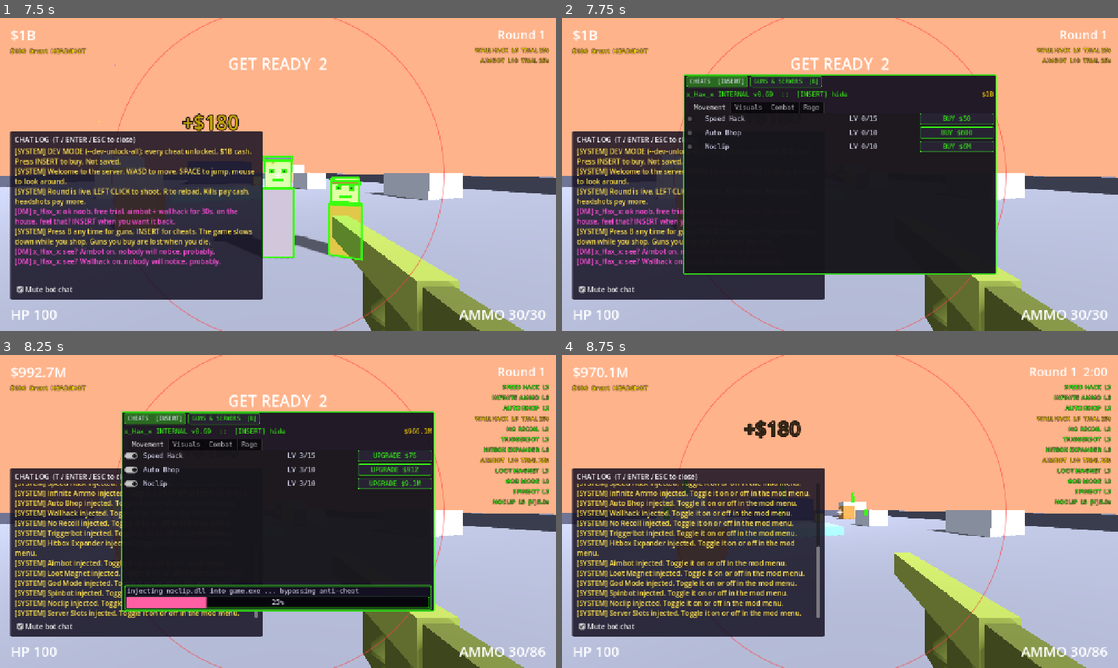
Above: before the commit, frames 1-4 (two rows, left to right).
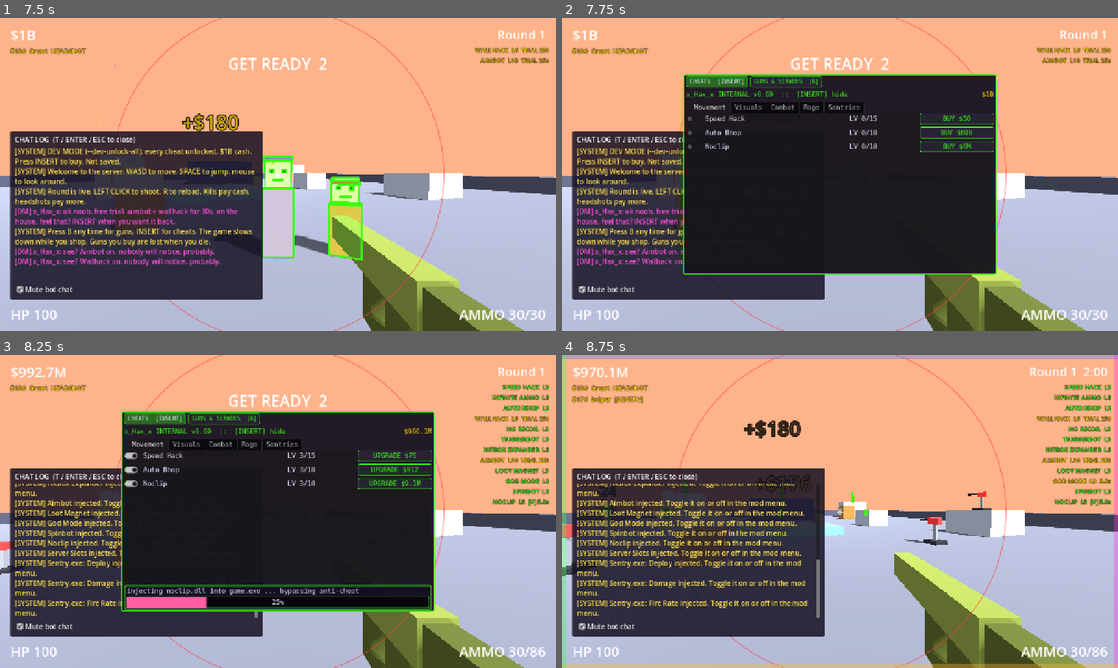
Above: after the commit, the same moments.

Repository: yeahlolnice/PixleShooterIdle
Game: Godot game, scene res://tools/screenshot_tour.tscn
Two runs of this game, one before a commit and one after it. Both use one fixed random seed, a clock stepped at 60 frames per second and the inputs below. This scene is started directly instead of the project's main scene.
Inputs (mouse positions are in pixels of both pictures, inside the frame that each line leads up to):
- Up to frame 1 (7.5 s): tap Enter at 0.5, 5, 6.5, 7.25 s; move the mouse to (400, 158) at 0.52 s; hold D (move_right) 0.53-1.28 s; hold Right mouse button (aim) 0.53-1.28 s; click (400, 158) at 0.67 s; tap Space (jump) at 0.77, 1.52, 2, 4.52, 5.27 s; tap T (chat) at 0.8, 1.35, 6.05 s; move the mouse to (250, 174) at 1.27 s; hold W (move_forward) 1.28-2.03 s; click (250, 174) at 1.55 s; move the mouse to (333, 105) at 2.02 s; press the mouse at (333, 105) at 2.03 s; hold D (move_right) 2.03-2.75 s; right-click (333, 105) at 2.3 s; release the mouse at (333, 105) at 2.75 s; click "Mute bot chat" at 2.75 s; drag from (250, 237) to (111, 127) at 3.52 s; move the mouse to (444, 221) at 4.27 s; hold A (move_left) 4.28-5.03 s; hold T (chat) 4.28-5.03 s; click (444, 221) at 4.55 s; tap R (reload) at 4.9 s; move the mouse to (233, 171) at 5.02 s; hold W (move_forward) 5.03-5.78 s; click (233, 171) at 5.1 s; right-click (233, 171) at 5.3 s; move the mouse to (305, 174) at 5.77 s; hold S (move_back) 5.78-6.5 s; hold V (noclip) 5.78-6.5 s; click (305, 174) at 5.92 s; drag from (194, 96) to (166, 190) at 6.52 s; move the mouse to (305, 174) at 7.27 s; hold W (move_forward) from 7.28 s (still down); hold Right mouse button (aim) from 7.28 s (still down); tap Alt at 7.35 s
- Up to frame 2 (7.75 s): keep holding W (move_forward); keep holding Right mouse button (aim); tap Space (jump) at 7.52 s
- Up to frame 3 (8.25 s): release W (move_forward) at 8 s; release Right mouse button (aim) at 8 s; drag from (166, 527) to (250, 574) at 8.02 s
- Up to frame 4 (8.75 s): no input

Frame 1 is identical in both runs. In frame 2, less than 0.1% of the frame differs, in the area x 48-54%, y 27-30%; in frame 3, 2.9%; in frame 4, 11%, in the area x 0-100%, y 0-100%.

Commit message:
Fun pack: Sentry.exe turrets, the idle layer (D66)
- New "Sentries" tab with Deploy (1-8 turrets), Damage and Fire Rate
  upgrades; all reset on ban.
- SentryManager deploys one turret per level on each arena's
  sentry_spots (redeploys on arena switch); turrets turn to the nearest
  visible bot in range and shoot it, with tracer and sound.
- Sentry kills count toward unlocks but pay 50% of a no-streak kill and
  never touch the streak or multi-kills: playing yourself pays more.
- Kill feed tags [SENTRY]; chat names upgrades properly.

Co-Authored-By: Claude Opus 5.5 <noreply@anthropic.com>

Diff:
--- a/autoload/chat_system.gd
+++ b/autoload/chat_system.gd
@@ -267,7 +267,10 @@
 
 
 func _cheat_name(cheat_id: String) -> String:
-	return str(DataRegistry.cheat(cheat_id).get("name", cheat_id.capitalize()))
+	var def := DataRegistry.cheat(cheat_id)
+	if def.is_empty():
+		def = DataRegistry.cheat_upgrade(cheat_id)   # Server Slots, Sentry.exe upgrades
+	return str(def.get("name", cheat_id.capitalize()))
 
 
 ## trigger.sender > payload.bot_name > channel sender > random bot name.
--- a/core/data_schema.gd
+++ b/core/data_schema.gd
@@ -127,8 +127,9 @@
 		"bot_spawns": {"type": "array", "items": {"type": "vec3"}, "min_items": 1},
 		"entrances": {"type": "array", "items": {"type": "vec3"}, "min_items": 1},
 		"column_gap_s": _NUM_POS,
-	},
-	"optional": ["unlock_kills", "entrances", "column_gap_s"],
+		"sentry_spots": {"type": "array", "items": {"type": "vec3"}, "min_items": 1},
+	},
+	"optional": ["unlock_kills", "entrances", "column_gap_s", "sentry_spots"],
 }
 
 const _CHAT_TRIGGER := {
@@ -224,6 +225,10 @@
 			"collateral": {
 				"type": "object",
 				"fields": {"pierce": {"type": "int", "min": 0}, "damage_falloff": _NUM_NONNEG, "bonus_cash_mult": _NUM_NONNEG},
+			},
+			"sentries": {
+				"type": "object",
+				"fields": {"damage": _NUM_POS, "fire_rate": _NUM_POS, "range_m": _NUM_POS, "turn_speed_deg_s": _NUM_POS, "cash_mult": _NUM_NONNEG},
 			},
 			"free_trial": {
 				"type": "object",
--- a/core/match_tracker.gd
+++ b/core/match_tracker.gd
@@ -6,6 +6,9 @@
 ##
 ## Wire-up: add as a node; it listens to EventBus.bot_killed / player_died itself.
 ## Tests call record_kill / record_death directly.
+
+## gun_id that Sentry.exe turrets report on their kills (D66).
+const SENTRY_GUN_ID := "sentry"
 
 ## Arena whose cash_mult applies; set by Main / RoundController.
 var arena_id := ""
@@ -113,6 +116,9 @@
 
 
 func _on_bot_killed(_bot: Node, info: Dictionary) -> void:
+	if String(info.get("gun_id", "")) == SENTRY_GUN_ID:
+		EventBus.kill_rewarded.emit(record_sentry_kill(String(info.get("bot_type", ""))), info)
+		return
 	var mult := advance_chain()
 	var cash := record_kill(bool(info.get("headshot", false)), String(info.get("bot_type", "")), mult)
 	EventBus.kill_rewarded.emit(cash, info)
@@ -129,6 +135,21 @@
 	return minf(1.0 + (chain - 1) * float(rules.get("step", 0.0)), float(rules.get("cap", 1.0)))
 
 
+## A sentry kill (D66): counts as a kill (unlocks, totals) but pays
+## sentries.cash_mult of a plain no-streak kill and never touches the streak
+## or the multi-kill chain, so playing yourself always pays more.
+func record_sentry_kill(bot_type := "") -> float:
+	var saved := streak
+	streak = 0
+	var cash := kill_value(false, bot_type) * float(DataRegistry.economy().get("sentries", {}).get("cash_mult", 0.0))
+	streak = saved
+	GameState.add_cash(cash)
+	GameState.add_kill()
+	kills += 1
+	cash_earned += cash
+	return cash
+
+
 ## One bullet killed `count` bots: pays collateral.bonus_cash_mult x a plain kill per bot.
 func _on_collateral_kill(count: int, position: Vector3) -> void:
 	var bonus := kill_value(false) * float(DataRegistry.economy().get("collateral", {}).get("bonus_cash_mult", 0.0)) * count
--- a/data/arenas.json
+++ b/data/arenas.json
@@ -46,6 +46,16 @@
         [9, 1, -18]
       ],
       "column_gap_s": 0.6,
+      "sentry_spots": [
+        [-4, 0, 12],
+        [4, 0, 12],
+        [-12, 0, 12],
+        [12, 0, 12],
+        [0, 2, 2],
+        [-16, 4, 4],
+        [16, 2, 4],
+        [0, 0, 18]
+      ],
       "bot_spawns": [
         [-16, 1, -16],
         [16, 1, -16],
@@ -103,6 +113,16 @@
         [0, 1, -13]
       ],
       "column_gap_s": 0.5,
+      "sentry_spots": [
+        [-6, 0, 14],
+        [6, 0, 14],
+        [-14, 1.5, 8],
+        [12, 1.5, 12],
+        [0, 0.5, 8],
+        [-14, 0, 16],
+        [14, 0, 16],
+        [0, 0, 20]
+      ],
       "bot_spawns": [
         [-14, 4.1, -14],
         [14, 3.1, -15],
--- a/data/cheats.json
+++ b/data/cheats.json
@@ -1,6 +1,6 @@
 {
   "cost_growth": 1.15,
-  "tabs": ["Movement", "Visuals", "Combat", "Rage"],
+  "tabs": ["Movement", "Visuals", "Combat", "Rage", "Sentries"],
   "cheats": [
     {
       "id": "speed_hack",
@@ -182,6 +182,46 @@
       "effects": [
         {"key": "extra_bots", "target": "game", "type": "number", "from": 1, "to": 10, "curve": "linear"}
       ]
+    },
+    {
+      "id": "sentry_count",
+      "name": "Sentry.exe: Deploy",
+      "tab": "Sentries",
+      "order": 14,
+      "unlock": {"kills": 15},
+      "base_cost": 250,
+      "cost_growth": 1.6,
+      "max_level": 8,
+      "resets_on_prestige": true,
+      "effects": [
+        {"key": "count", "target": "game", "type": "number", "from": 1, "to": 8, "curve": "linear"}
+      ]
+    },
+    {
+      "id": "sentry_damage",
+      "name": "Sentry.exe: Damage",
+      "tab": "Sentries",
+      "order": 15,
+      "unlock": {"kills": 30},
+      "base_cost": 400,
+      "max_level": 10,
+      "resets_on_prestige": true,
+      "effects": [
+        {"key": "damage_mult", "target": "game", "type": "number", "from": 1.3, "to": 5.0, "curve": "exp"}
+      ]
+    },
+    {
+      "id": "sentry_rate",
+      "name": "Sentry.exe: Fire Rate",
+      "tab": "Sentries",
+      "order": 16,
+      "unlock": {"kills": 30},
+      "base_cost": 400,
+      "max_level": 10,
+      "resets_on_prestige": true,
+      "effects": [
+        {"key": "fire_rate_mult", "target": "game", "type": "number", "from": 1.2, "to": 3.0, "curve": "linear"}
+      ]
     }
   ]
 }
--- a/data/economy.json
+++ b/data/economy.json
@@ -22,6 +22,7 @@
   "collateral": {"pierce": 2, "damage_falloff": 0.75, "bonus_cash_mult": 0.5},
   "free_trial": {"round": 1, "seconds": 30, "cheats": {"aimbot": 10, "wallhack": 6}},
   "multi_kill": {"window_s": 2.0, "step": 0.5, "cap": 3.0},
+  "sentries": {"damage": 12, "fire_rate": 1.5, "range_m": 26, "turn_speed_deg_s": 540, "cash_mult": 0.5},
   "loot": {
     "drop_chance": 0.5,
     "cash_mult": 0.5,
--- a/scenes/main.gd
+++ b/scenes/main.gd
@@ -17,6 +17,7 @@
 var tracker: MatchTracker
 var rounds: RoundController
 var spawner: BotSpawner
+var sentries: SentryManager
 
 
 func _enter_tree() -> void:
@@ -33,6 +34,9 @@
 	if not DataRegistry.is_valid():
 		push_error("[Main] data errors, see log above; the game may misbehave")
 	var id := arena_id if arena_id != "" else ArenaService.selected_id()
+	sentries = SentryManager.new()
+	sentries.name = "Sentries"
+	add_child(sentries)
 	_build_arena(id)
 
 	tracker = MatchTracker.new()
@@ -84,6 +88,8 @@
 		player.global_position = arena.player_spawns[0]
 		player.velocity = Vector3.ZERO
 	print("[Main] arena '%s' built: %d blocks, %d bot spawns, %d navmesh polygons" % [id, arena.block_count(), arena.bot_spawns.size(), arena.nav_polygon_count()])
+	if sentries:
+		sentries.rebuild(id)
 	EventBus.player_spawned.emit(player)
 
 
--- /dev/null
+++ b/shooter/sentries/sentry.gd
@@ -0,0 +1,149 @@
+class_name Sentry
+extends Node3D
+## One Sentry.exe turret (fun pack, D66): a voxel tripod whose head turns to the
+## nearest live bot it can see within range and shoots it (body hits, hitscan,
+## world blocks line of sight). Base stats from economy.json "sentries", scaled
+## by the sentry_damage / sentry_rate upgrades (SentryManager sets the mults).
+## Kills report gun_id GUN_ID, so MatchTracker pays them at sentries.cash_mult
+## and keeps them out of streaks and multi-kills.
+
+const GUN_ID := MatchTracker.SENTRY_GUN_ID
+const MUZZLE_HEIGHT := 1.05
+const AIM_HEIGHT := 0.9          ## bot body centre above its feet
+const AIM_TOLERANCE_DEG := 8.0   ## fires once the head points within this
+const TRACER_S := 0.06
+const DEPLOY_S := 0.35
+
+var damage_mult := 1.0
+var fire_rate_mult := 1.0
+var target: Node3D = null
+var _cooldown := 0.0
+var _head: Node3D
+var _tracer: MeshInstance3D
+var _tracer_left := 0.0
+var _sound: AudioStreamPlayer3D
+
+
+func _ready() -> void:
+	add_to_group("sentries")
+	var base := _box(Vector3(0.7, 0.15, 0.7), Vector3(0, 0.075, 0), "gun_black")
+	base.name = "Base"
+	_box(Vector3(0.14, 0.75, 0.14), Vector3(0, 0.5, 0), "gun_grey")
+	_head = Node3D.new()
+	_head.name = "Head"
+	_head.position = Vector3(0, MUZZLE_HEIGHT, 0)
+	add_child(_head)
+	_box(Vector3(0.4, 0.3, 0.45), Vector3.ZERO, "danger", _head)
+	_box(Vector3(0.08, 0.08, 0.6), Vector3(0, 0.02, -0.45), "gun_black", _head)
+	_box(Vector3(0.12, 0.06, 0.02), Vector3(0, 0.05, -0.23), "neon", _head)   # "eye"
+	_tracer = MeshInstance3D.new()
+	var mesh := BoxMesh.new()
+	mesh.size = Vector3(0.03, 0.03, 1.0)
+	var mat := StandardMaterial3D.new()
+	mat.shading_mode = BaseMaterial3D.SHADING_MODE_UNSHADED
+	mat.albedo_color = DataRegistry.color("cash")
+	mesh.material = mat
+	_tracer.mesh = mesh
+	_tracer.visible = false
+	add_child(_tracer)
+	_sound = AudioStreamPlayer3D.new()
+	_sound.stream = SfxSynth.shot("smg")
+	_sound.bus = SfxPlayer.BUS
+	_sound.volume_db = -8.0
+	_sound.max_polyphony = 3
+	_head.add_child(_sound)
+	scale = Vector3.ONE * 0.01
+	create_tween().tween_property(self, "scale", Vector3.ONE, DEPLOY_S).set_trans(Tween.TRANS_BACK).set_ease(Tween.EASE_OUT)
+
+
+func rules() -> Dictionary:
+	return DataRegistry.economy().get("sentries", {})
+
+
+func damage() -> float:
+	return float(rules().get("damage", 0.0)) * damage_mult
+
+
+func fire_interval() -> float:
+	return 1.0 / maxf(float(rules().get("fire_rate", 1.0)) * fire_rate_mult, 0.01)
+
+
+func muzzle() -> Vector3:
+	return global_position + Vector3(0, MUZZLE_HEIGHT, 0)
+
+
+func _physics_process(delta: float) -> void:
+	tick(delta)
+
+
+## Pick a target, turn, shoot. Split out so tests can step it.
+func tick(delta: float) -> void:
+	_cooldown = maxf(0.0, _cooldown - delta)
+	if _tracer_left > 0.0:
+		_tracer_left -= delta
+		_tracer.visible = _tracer_left > 0.0
+	if not _valid(target) or not _sees(target):
+		target = _pick_target()
+	if target == null:
+		return
+	var aim := target.global_position + Vector3(0, AIM_HEIGHT, 0)
+	var flat := Vector3(aim.x - global_position.x, 0.0, aim.z - global_position.z)
+	if flat.length_squared() < 0.0001:
+		return
+	var want := atan2(-flat.x, -flat.z)
+	var step := deg_to_rad(float(rules().get("turn_speed_deg_s", 360.0))) * delta
+	var diff := wrapf(want - _head.rotation.y, -PI, PI)
+	_head.rotation.y += clampf(diff, -step, step)
+	if _cooldown <= 0.0 and absf(wrapf(want - _head.rotation.y, -PI, PI)) <= deg_to_rad(AIM_TOLERANCE_DEG):
+		_fire(aim)
+
+
+func _fire(aim: Vector3) -> void:
+	_cooldown = fire_interval()
+	if target.has_method("take_hit"):
+		target.take_hit("body", damage(), GUN_ID, 1.0)
+	var from := muzzle()
+	var length := from.distance_to(aim)
+	if length > 0.05:
+		_tracer.global_transform = Transform3D(Basis.looking_at(aim - from, Vector3.UP), (from + aim) * 0.5)
+		_tracer.scale = Vector3(1, 1, length)
+		_tracer_left = TRACER_S
+		_tracer.visible = true
+	if _sound and _sound.is_inside_tree():
+		_sound.play()
+
+
+## Nearest live bot within range with a clear line from the muzzle, or null.
+func _pick_target() -> Node3D:
+	var best: Node3D = null
+	var best_d := float(rules().get("range_m", 0.0))
+	for b in get_tree().get_nodes_in_group("bots"):
+		if not CheatTargeting.is_live(b):
+			continue
+		var d := muzzle().distance_to((b as Node3D).global_position + Vector3(0, AIM_HEIGHT, 0))
+		if d <= best_d and _sees(b):
+			best = b
+			best_d = d
+	return best
+
+
+func _valid(b: Variant) -> bool:
+	return CheatTargeting.is_live(b) and muzzle().distance_to((b as Node3D).global_position) <= float(rules().get("range_m", 0.0)) + 1.0
+
+
+func _sees(b: Node3D) -> bool:
+	var q := PhysicsRayQueryParameters3D.create(muzzle(), b.global_position + Vector3(0, AIM_HEIGHT, 0), Layers.WORLD)
+	return get_world_3d().direct_space_state.intersect_ray(q).is_empty()
+
+
+func _box(size: Vector3, pos: Vector3, color: String, parent: Node = self) -> MeshInstance3D:
+	var mi := MeshInstance3D.new()
+	var mesh := BoxMesh.new()
+	mesh.size = size
+	var mat := StandardMaterial3D.new()
+	mat.albedo_color = DataRegistry.color(color)
+	mesh.material = mat
+	mi.mesh = mesh
+	mi.position = pos
+	parent.add_child(mi)
+	return mi
--- /dev/null
+++ b/shooter/sentries/sentry_manager.gd
@@ -0,0 +1,61 @@
+class_name SentryManager
+extends Node3D
+## Keeps one Sentry per owned sentry_count level standing on the arena's
+## arenas.json "sentry_spots" (fun pack, D66), and pushes the sentry_damage /
+## sentry_rate upgrade multipliers into them. Main calls rebuild() when an arena
+## is built; purchases and loads re-sync on their own.
+
+const COUNT_UPGRADE := "sentry_count"
+const DAMAGE_UPGRADE := "sentry_damage"
+const RATE_UPGRADE := "sentry_rate"
+
+var arena_id := ""
+
+
+func _ready() -> void:
+	EventBus.cheat_purchased.connect(_on_cheat_purchased)
+	EventBus.game_state_loaded.connect(sync)
+
+
+func _on_cheat_purchased(id: String, _level: int) -> void:
+	if id.begins_with("sentry_"):
+		sync()
+
+
+## Sentries wanted now: the count upgrade's value, capped by the arena's spots.
+func wanted() -> int:
+	var spots: Array = DataRegistry.arena(arena_id).get("sentry_spots", [])
+	return mini(roundi(float(CheatSystem.effect(COUNT_UPGRADE, "count"))), spots.size())
+
+
+func sentries() -> Array:
+	return get_children().filter(func(c): return c is Sentry and not c.is_queued_for_deletion())
+
+
+## Clears every sentry and deploys again on `id`'s spots.
+func rebuild(id: String) -> void:
+	arena_id = id
+	for s in sentries():
+		remove_child(s)
+		s.queue_free()
+	sync()
+
+
+## Adds or removes sentries to match wanted(), then updates every multiplier.
+func sync() -> void:
+	var spots: Array = DataRegistry.arena(arena_id).get("sentry_spots", [])
+	var have := sentries()
+	while have.size() > wanted():
+		var s: Node = have.pop_back()
+		remove_child(s)
+		s.queue_free()
+	while have.size() < wanted():
+		var s := Sentry.new()
+		add_child(s)
+		s.global_position = spots[have.size()]
+		have.append(s)
+	var dmg := maxf(float(CheatSystem.effect(DAMAGE_UPGRADE, "damage_mult")), 1.0)
+	var rate := maxf(float(CheatSystem.effect(RATE_UPGRADE, "fire_rate_mult")), 1.0)
+	for s in have:
+		s.damage_mult = dmg
+		s.fire_rate_mult = rate
--- a/tests/unit/test_cheat_system.gd
+++ b/tests/unit/test_cheat_system.gd
@@ -109,7 +109,7 @@
 	for def in DataRegistry.cheats() + DataRegistry.cheat_upgrades():
 		var cheat := CheatSystem.get_cheat(def["id"])
 		for lvl in [0, 1, 2, 5, cheat.max_level - 1]:
-			var expected := float(def["base_cost"]) * pow(growth, lvl)
+			var expected := float(def["base_cost"]) * pow(float(def.get("cost_growth", growth)), lvl)
 			assert_almost_eq(cheat.cost(lvl), expected, expected * 1e-9, "%s cost(%d)" % [cheat.id, lvl])
 
 
--- /dev/null
+++ b/tests/unit/test_sentries.gd
@@ -0,0 +1,119 @@
+extends GutTest
+## Sentry.exe (fun pack, D66): upgrades in data, deployment on arena spots, the
+## turret aiming and shooting only what it can see, and the 50% sentry payout.
+
+const BotScene := preload("res://shooter/bots/bot.tscn")
+const DT := 1.0 / 60.0
+
+var _world: Node3D
+var _saved: Dictionary
+
+
+func before_each() -> void:
+	_saved = GameState.to_dict()
+	GameState.new_game()
+	_world = add_child_autofree(Node3D.new())
+
+
+func after_each() -> void:
+	GameState.from_dict(_saved)
+
+
+func _bot(pos: Vector3, type := "grunt") -> Bot:
+	var b: Bot = BotScene.instantiate()
+	b.configure(type, DataRegistry.first_arena_id())
+	_world.add_child(b)
+	b.global_position = pos
+	b.set_physics_process(false)
+	return b
+
+
+func _sentry(pos: Vector3) -> Sentry:
+	var s := Sentry.new()
+	_world.add_child(s)
+	s.global_position = pos
+	return s
+
+
+func _run(s: Sentry, seconds: float) -> void:
+	for i in int(seconds / DT):
+		s.tick(DT)
+
+
+func test_upgrades_live_on_the_sentries_tab() -> void:
+	assert_true(DataRegistry.cheat_tabs().has("Sentries"))
+	for id in [SentryManager.COUNT_UPGRADE, SentryManager.DAMAGE_UPGRADE, SentryManager.RATE_UPGRADE]:
+		assert_true(CheatSystem.is_upgrade(id), id)
+		assert_eq(CheatSystem.get_cheat(id).tab, "Sentries")
+
+
+func test_manager_deploys_one_per_level_on_arena_spots() -> void:
+	var m: SentryManager = add_child_autofree(SentryManager.new())
+	var id := DataRegistry.first_arena_id()
+	var spots: Array = DataRegistry.arena(id)["sentry_spots"]
+	m.rebuild(id)
+	assert_eq(m.sentries().size(), 0, "none until bought")
+	GameState.cheat_levels[SentryManager.COUNT_UPGRADE] = 3
+	m.sync()
+	assert_eq(m.sentries().size(), roundi(float(CheatSystem.get_cheat(SentryManager.COUNT_UPGRADE).value_at("count", 3))))
+	for i in m.sentries().size():
+		assert_eq(m.sentries()[i].global_position, spots[i], "on spot %d" % i)
+	GameState.cheat_levels[SentryManager.DAMAGE_UPGRADE] = 2
+	m.sync()
+	assert_gt(m.sentries()[0].damage_mult, 1.0, "damage upgrade pushed in")
+	var second := DataRegistry.arenas()[1]["id"] as String
+	m.rebuild(second)
+	assert_eq(m.sentries()[0].global_position, DataRegistry.arena(second)["sentry_spots"][0], "moved to the new arena")
+
+
+func test_sentry_turns_and_shoots_what_it_sees() -> void:
+	var bot := _bot(Vector3(6, 0, 0))
+	var s := _sentry(Vector3.ZERO)
+	await wait_physics_frames(2)
+	var hp := bot.health
+	_run(s, 1.0)
+	assert_eq(s.target, bot, "locked on")
+	assert_lt(bot.health, hp, "shot it")
+
+
+func test_sentry_ignores_bots_behind_walls_and_out_of_range() -> void:
+	var range_m := float(DataRegistry.economy()["sentries"]["range_m"])
+	var far := _bot(Vector3(0, 0, -(range_m + 5.0)))
+	var hidden := _bot(Vector3(6, 0, 0))
+	var wall := StaticBody3D.new()
+	wall.collision_layer = Layers.WORLD
+	var shape := CollisionShape3D.new()
+	var box := BoxShape3D.new()
+	box.size = Vector3(0.5, 10, 10)
+	shape.shape = box
+	wall.add_child(shape)
+	_world.add_child(wall)
+	wall.global_position = Vector3(3, 0, 0)
+	var s := _sentry(Vector3.ZERO)
+	await wait_physics_frames(2)
+	_run(s, 1.0)
+	assert_null(s.target)
+	assert_eq(far.health, float(far.stats["health"]))
+	assert_eq(hidden.health, float(hidden.stats["health"]))
+
+
+func test_sentry_kills_pay_half_and_skip_the_streak() -> void:
+	var t: MatchTracker = add_child_autofree(MatchTracker.new())
+	t.arena_id = DataRegistry.first_arena_id()
+	t.streak = 4
+	var full := t.kill_value(false, "grunt")
+	t.streak = 0
+	var plain := t.kill_value(false, "grunt")
+	t.streak = 4
+	var before := GameState.cash
+	EventBus.bot_killed.emit(null, {"bot_type": "grunt", "gun_id": Sentry.GUN_ID})
+	var paid := GameState.cash - before
+	assert_almost_eq(paid, plain * float(DataRegistry.economy()["sentries"]["cash_mult"]), 0.001)
+	assert_lt(paid, full, "playing yourself pays more")
+	assert_eq(t.streak, 4, "streak untouched")
+	assert_eq(t.chain, 0, "no multi-kill chain")
+	assert_eq(GameState.lifetime_kills, 1, "still counts toward unlocks")
+
+
+func test_kill_feed_tags_sentry_kills() -> void:
+	assert_string_contains(HudFeedback.feed_text(6.0, {"bot_type": "grunt", "gun_id": Sentry.GUN_ID}), "[SENTRY]")
--- a/tools/screenshot_tour.gd
+++ b/tools/screenshot_tour.gd
@@ -106,7 +106,9 @@
 	for cheat in CheatSystem.cheats():
 		for i in 3:
 			CheatSystem.purchase(cheat.id)
-	CheatSystem.purchase(CheatSystem.SERVER_SLOTS_ID)
+	for up in CheatSystem.upgrades():
+		for i in 4:
+			CheatSystem.purchase(up.id)
 	mod.refresh()
 	await _snap("mod_menu_all_bought")
 	mod.close_menu()
--- a/ui/hud/hud_feedback.gd
+++ b/ui/hud/hud_feedback.gd
@@ -168,6 +168,8 @@
 		text += "  HEADSHOT"
 	if gun != "":
 		text += "  [%s]" % gun
+	elif String(info.get("gun_id", "")) == Sentry.GUN_ID:
+		text += "  [SENTRY]"
 	return text
 
 
Not shown, added: shooter/sentries/sentry.gd.uid
Not shown, added: shooter/sentries/sentry_manager.gd.uid
Not shown, added: tests/unit/test_sentries.gd.uid
Not shown, changed: docs/DATA.md
Not shown, changed: docs/DECISIONS.md
